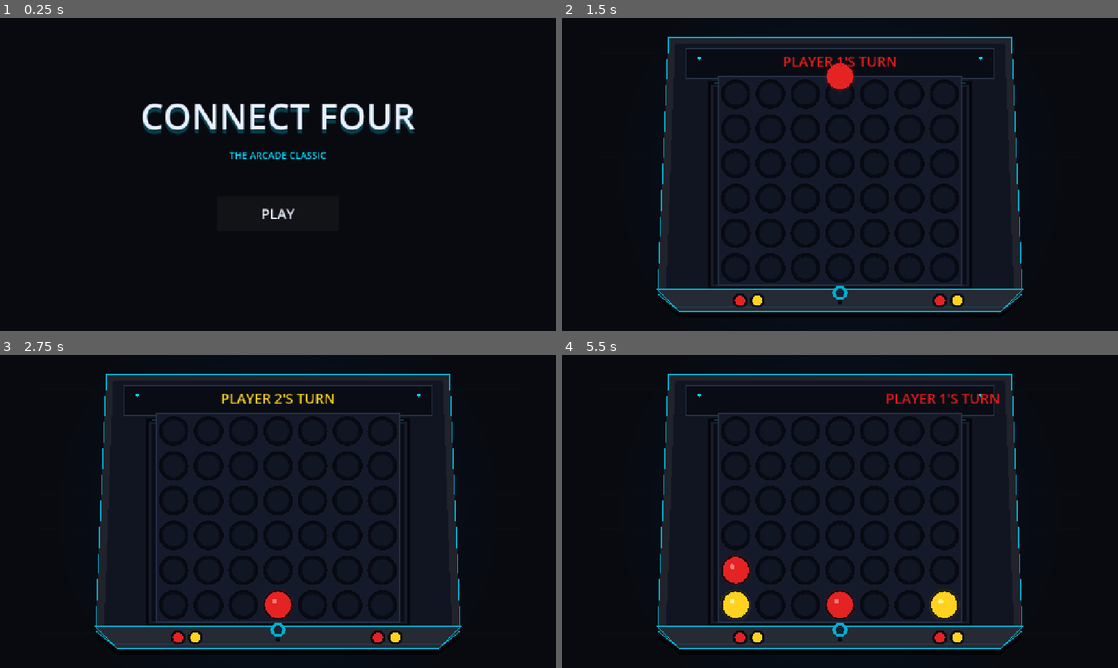
Above: before the commit, frames 1-4 (two rows, left to right).
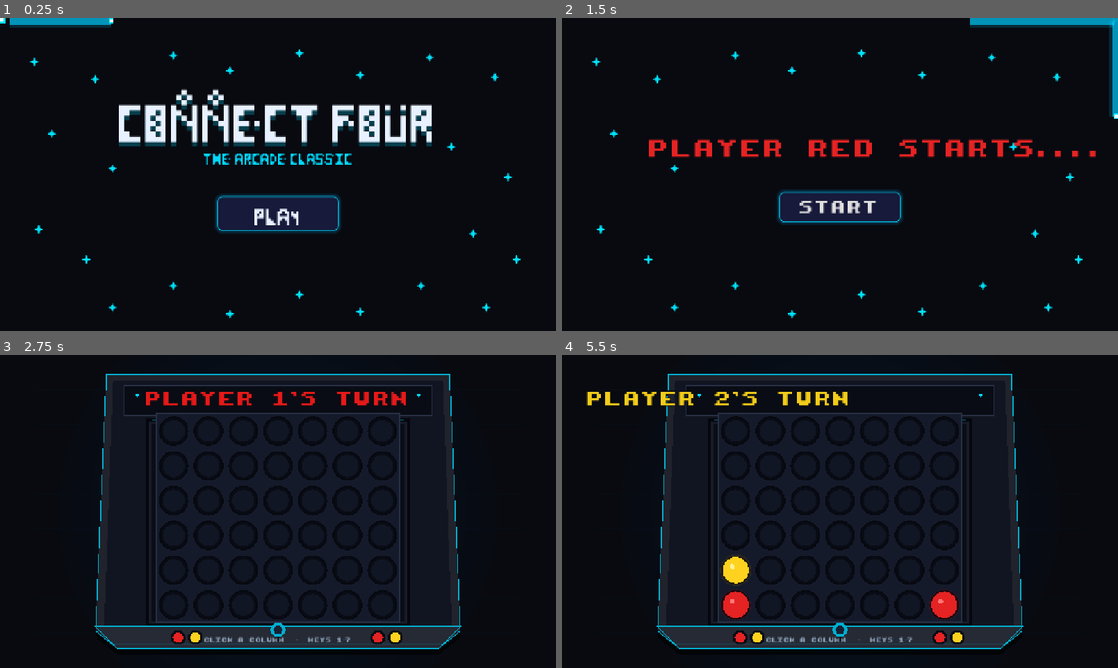
Above: after the commit, the same moments.

Repository: Nikitha-Naganathan/Captains-Mistress
Game: Godot game, scene res://Scenes/game.tscn
The game is run twice, just before and just after one commit, with the same random seed, the same clock (stepped at 60 frames per second) and the same inputs.
Inputs (mouse positions are in pixels of both pictures, inside the frame that each line leads up to):
- Up to frame 1 (0.25 s): no input
- Up to frame 2 (1.5 s): click "PLAY" at 0.5 s; click (840, 243) at 1.25 s, where only the run after the commit has a clickable "PLAY"
- Up to frame 3 (2.75 s): click (278, 542) at 2 s, where only the run after the commit has a clickable "START"
- Up to frame 4 (5.5 s): tap A every 0.75 s from 2.75 to 5 s; move the mouse to (962, 495) at 2.77 s; tap 1 at 2.85, 3.8, 4.35, 5.3 s; click (962, 495) at 2.92 s; tap 7 at 3.05, 3.6, 4.55, 5.1 s; move the mouse to (728, 527) at 3.52 s; click (728, 527) at 3.67 s; move the mouse to (895, 442) at 4.27 s; click (895, 442) at 4.42 s; move the mouse to (812, 574) at 5.02 s; click (812, 574) at 5.17 s

The runs differ from the first frame. In frame 1, 9.8% of the frame differs, in the area x 0-94%, y 0-96%; in frame 2, 26%, in the area x 5-100%, y 0-96%; in frame 3, 1.7%; in frame 4, 2.7%.

Commit message:
Made some changes
Added new fonts
Added shutter to the game
Added few more features and removed some

Diff:
--- a/new-game-project/Scripts/game.gd
+++ b/new-game-project/Scripts/game.gd
@@ -14,8 +14,14 @@
 
 var current_player = 1
 var game_over = false
+var hovered_column = -1
+var full_column = -1
+var full_column_time = 0.0
+var winning_discs = []
+var win_pulse = 0.0
 
 var turn_label: Label
+var controls_label: Label
 var turn_tween: Tween
 var win_label: Label
 var reset_button: Button
@@ -30,6 +36,21 @@
 var start_screen: Control
 var start_button: Button
 var game_started = false
+var rules_screen: Control
+var rules_button: Button
+var start_info_screen: Control
+var neon_orb: ColorRect
+var neon_orb_glow: ColorRect
+var neon_orb_core: ColorRect
+var neon_orb_position = 0.0
+var neon_trail: Array[Vector2] = []
+var neon_trail_line: Line2D
+var neon_trail_glow: Line2D
+var start_info_button: Button
+
+var shutter: Control
+var shutter_slats: Array[Panel] = []
+var shutter_tween: Tween
 
 var drop_sound: AudioStreamPlayer
 var win_sound: AudioStreamPlayer
@@ -40,9 +61,98 @@
 	initialize_board()
 	create_turn_label()
 	create_win_ui()
+	create_shutter()
 	create_sound_players()
 	create_start_screen()
+	create_rules_screen()
+	create_start_info_screen()
 	turn_label.visible = false
+
+func create_shutter():
+	shutter = Control.new()
+	shutter.name = "Shutter"
+	shutter.position = Vector2(360, -480)
+	shutter.size = Vector2(560, 480)
+	shutter.z_index = 15
+	shutter.mouse_filter = Control.MOUSE_FILTER_IGNORE
+	shutter.visible = false
+	add_child(shutter)
+
+	for i in range(8):
+		var slat = Panel.new()
+		slat.mouse_filter = Control.MOUSE_FILTER_IGNORE
+		slat.position = Vector2(0, i * 60)
+		slat.size = Vector2(560, 54)
+
+		var style = StyleBoxFlat.new()
+		style.bg_color = Color("#252833")
+		style.border_color = Color("#00AFCF")
+		style.set_border_width_all(2)
+		style.shadow_color = Color(0, 0, 0, 0.7)
+		style.shadow_size = 8
+		style.set_corner_radius_all(3)
+
+		slat.add_theme_stylebox_override("panel", style)
+		shutter.add_child(slat)
+		shutter_slats.append(slat)
+
+func close_shutter():
+	shutter.visible = true
+	shutter.position.y = -480
+
+	if shutter_tween:
+		shutter_tween.kill()
+
+	shutter_tween = create_tween()
+	shutter_tween.tween_property(
+		shutter,
+		"position:y",
+		135.0,
+		0.8
+	).set_trans(Tween.TRANS_QUAD).set_ease(Tween.EASE_IN)
+
+	shutter_tween.tween_callback(_reveal_end_screen)
+
+func _reveal_end_screen():
+	win_label.visible = true
+	reset_button.visible = true
+
+	win_label.scale = Vector2(0.2, 0.2)
+	win_label.modulate.a = 0.0
+
+	win_tween = create_tween()
+	win_tween.set_parallel(true)
+
+	win_tween.tween_property(
+		win_label,
+		"scale",
+		Vector2(1.0, 1.0),
+		0.5
+	).set_trans(Tween.TRANS_BACK).set_ease(Tween.EASE_OUT)
+
+	win_tween.tween_property(
+		win_label,
+		"modulate:a",
+		1.0,
+		0.25
+	)
+
+	win_tween.set_parallel(false)
+	win_tween.tween_interval(0.2)
+
+	win_tween.tween_property(
+		reset_button,
+		"scale",
+		Vector2(1.1, 1.1),
+		0.15
+	).set_trans(Tween.TRANS_BACK).set_ease(Tween.EASE_OUT)
+
+	win_tween.tween_property(
+		reset_button,
+		"scale",
+		Vector2(1.0, 1.0),
+		0.15
+	)
 
 func initialize_board():
 	board.clear()
@@ -73,6 +183,9 @@
 
 	if row == -1:
 		print("Column is full!")
+		click_sound.play()
+		full_column = column
+		full_column_time = 0.3
 		return
 
 	is_animating = true
@@ -127,18 +240,42 @@
 
 func check_win(row, col):
 	if count_direction(row, col, 0, 1) >= 4:
+		winning_discs = get_winning_discs(row, col, 0, 1)
 		return true
 
 	if count_direction(row, col, 1, 0) >= 4:
+		winning_discs = get_winning_discs(row, col, 1, 0)
 		return true
 
 	if count_direction(row, col, 1, 1) >= 4:
+		winning_discs = get_winning_discs(row, col, 1, 1)
 		return true
 
 	if count_direction(row, col, 1, -1) >= 4:
+		winning_discs = get_winning_discs(row, col, 1, -1)
 		return true
 
 	return false
+
+func get_winning_discs(row, col, dr, dc):
+	var discs = []
+
+	var start_row = row
+	var start_col = col
+
+	while is_valid_position(start_row - dr, start_col - dc) and board[start_row - dr][start_col - dc] == current_player:
+		start_row -= dr
+		start_col -= dc
+
+	var r = start_row
+	var c = start_col
+
+	while is_valid_position(r, c) and board[r][c] == current_player:
+		discs.append(Vector2i(r, c))
+		r += dr
+		c += dc
+
+	return discs
 
 func check_draw():
 	for row in range(ROWS):
@@ -194,6 +331,7 @@
 
 
 func create_turn_label():
+	var curvey_font = load("res://Assets/Fonts/Font3.ttf")
 	turn_label = Label.new()
 
 	turn_label.name = "TurnLabel"
@@ -204,11 +342,26 @@
 	turn_label.vertical_alignment = VERTICAL_ALIGNMENT_CENTER
 
 	turn_label.add_theme_font_size_override("font_size", 32)
+	turn_label.add_theme_font_override("font", curvey_font)
+	turn_label.add_theme_constant_override("outline_size", 8)
+	turn_label.add_theme_color_override("font_outline_color", Color("#080A10"))
 
 	turn_label.mouse_filter = Control.MOUSE_FILTER_IGNORE
 	turn_label.z_index = 10
 
 	add_child(turn_label)
+	controls_label = Label.new()
+	controls_label.name = "ControlsLabel"
+	controls_label.text = "CLICK A COLUMN  •  KEYS 1–7"
+	controls_label.size = Vector2(500, 40)
+	controls_label.position = Vector2(390, 650)
+	controls_label.horizontal_alignment = HORIZONTAL_ALIGNMENT_CENTER
+	controls_label.add_theme_font_size_override("font_size", 10)
+	controls_label.add_theme_font_override("font", curvey_font)
+	controls_label.add_theme_color_override("font_color", Color("#8FA3B8"))
+	controls_label.mouse_filter = Control.MOUSE_FILTER_IGNORE
+	controls_label.visible = false
+	add_child(controls_label)
 
 
 func create_win_ui():
@@ -216,12 +369,18 @@
 	win_label.name = "WinLabel"
 	win_label.text = ""
 	win_label.size = Vector2(500, 100)
-	win_label.position = Vector2(390, 250)
+	win_label.position = Vector2(390, 235)
 
 	win_label.horizontal_alignment = HORIZONTAL_ALIGNMENT_CENTER
 	win_label.vertical_alignment = VERTICAL_ALIGNMENT_CENTER
 
-	win_label.add_theme_font_size_override("font_size", 52)
+	win_label.add_theme_font_size_override("font_size", 58)
+	win_label.add_theme_constant_override("outline_size", 10)
+	win_label.add_theme_color_override("font_outline_color", Color("#080A10"))
+	win_label.add_theme_constant_override("shadow_offset_x", 0)
+	win_label.add_theme_constant_override("shadow_offset_y", 4)
+	win_label.add_theme_constant_override("shadow_outline_size", 8)
+	win_label.add_theme_color_override("font_shadow_color", Color(0, 0, 0, 0.7))
 
 	win_label.mouse_filter = Control.MOUSE_FILTER_IGNORE
 	win_label.z_index = 20
@@ -232,10 +391,40 @@
 	reset_button = Button.new()
 	reset_button.name = "ResetButton"
 	reset_button.text = "PLAY AGAIN"
-	reset_button.size = Vector2(220, 65)
-	reset_button.position = Vector2(520, 360)
+	reset_button.size = Vector2(240, 68)
+	var normal_style = StyleBoxFlat.new()
+	normal_style.bg_color = Color("#171A3A")
+	normal_style.border_color = Color("#00AFCF")
+	normal_style.set_border_width_all(2)
+	normal_style.set_corner_radius_all(12)
+
+	var hover_style = StyleBoxFlat.new()
+	hover_style.bg_color = Color("#202A4A")
+	hover_style.border_color = Color("#00D9FF")
+	hover_style.set_border_width_all(3)
+	hover_style.set_corner_radius_all(12)
+	hover_style.shadow_color = Color(0.0, 0.85, 1.0, 0.45)
+	hover_style.shadow_size = 12
+
+	var pressed_style = StyleBoxFlat.new()
+	pressed_style.bg_color = Color("#0D1025")
+	pressed_style.border_color = Color("#00D9FF")
+	pressed_style.set_border_width_all(2)
+	pressed_style.shadow_color = Color(0.0, 0.85, 1.0, 0.3)
+	pressed_style.shadow_size = 6
+	pressed_style.set_corner_radius_all(12)
+
+	reset_button.add_theme_stylebox_override("normal", normal_style)
+	reset_button.add_theme_stylebox_override("hover", hover_style)
+	reset_button.add_theme_stylebox_override("pressed", pressed_style)
+	normal_style.shadow_color = Color(0.0, 0.7, 1.0, 0.25)
+	normal_style.shadow_size = 8
+	reset_button.position = Vector2(530, 370)
 
 	reset_button.add_theme_font_size_override("font_size", 24)
+	reset_button.add_theme_color_override("font_color", Color("#E8F1FF"))
+	reset_button.add_theme_color_override("font_hover_color", Color("#00D9FF"))
+	reset_button.add_theme_color_override("font_pressed_color", Color("#FFFFFF"))
 
 	reset_button.z_index = 20
 	reset_button.visible = false
@@ -337,48 +526,9 @@
 			"font_color",
 			Color(0.95, 0.8, 0.1)
 		)
-
-	win_label.visible = true
-	reset_button.visible = true
-
-	win_label.scale = Vector2(0.2, 0.2)
-	win_label.modulate.a = 0.0
-
-	win_tween = create_tween()
-
-	win_tween.set_parallel(true)
-
-	win_tween.tween_property(
-		win_label,
-		"scale",
-		Vector2(1.0, 1.0),
-		0.5
-	).set_trans(Tween.TRANS_BACK).set_ease(Tween.EASE_OUT)
-
-	win_tween.tween_property(
-		win_label,
-		"modulate:a",
-		1.0,
-		0.25
-	)
-
-	win_tween.set_parallel(false)
-
-	win_tween.tween_interval(0.2)
-
-	win_tween.tween_property(
-		reset_button,
-		"scale",
-		Vector2(1.1, 1.1),
-		0.15
-	).set_trans(Tween.TRANS_BACK).set_ease(Tween.EASE_OUT)
-
-	win_tween.tween_property(
-		reset_button,
-		"scale",
-		Vector2(1.0, 1.0),
-		0.15
-	)
+	win_label.visible = false
+	reset_button.visible = false
+	get_tree().create_timer(1.2).timeout.connect(close_shutter)
 
 func show_draw_screen():
 	turn_label.visible = false
@@ -493,26 +643,30 @@
 
 	var glow = Label.new()
 	glow.text = "CONNECT FOUR"
+	var curvey_font = load("res://Assets/Fonts/Font2.ttf")
+	glow.add_theme_font_override("font", curvey_font)
 	glow.position = Vector2(240, 170)
 	glow.size = Vector2(800, 130)
 	glow.horizontal_alignment = HORIZONTAL_ALIGNMENT_CENTER
 	glow.vertical_alignment = VERTICAL_ALIGNMENT_CENTER
-	glow.add_theme_font_size_override("font_size", 82)
+	glow.add_theme_font_size_override("font_size", 72)
 	glow.add_theme_color_override("font_color", Color(0.0, 0.85, 1.0, 0.25))
 	start_screen.add_child(glow)
 
 	var title = Label.new()
 	title.text = "CONNECT FOUR"
+	title.add_theme_font_override("font", curvey_font)
 	title.position = Vector2(240, 160)
 	title.size = Vector2(800, 130)
 	title.horizontal_alignment = HORIZONTAL_ALIGNMENT_CENTER
 	title.vertical_alignment = VERTICAL_ALIGNMENT_CENTER
-	title.add_theme_font_size_override("font_size", 82)
+	title.add_theme_font_size_override("font_size", 72)
 	title.add_theme_color_override("font_color", Color("#E8F1FF"))
 	start_screen.add_child(title)
 
 	var subtitle = Label.new()
 	subtitle.text = "THE ARCADE CLASSIC"
+	subtitle.add_theme_font_override("font", curvey_font)
 	subtitle.position = Vector2(340, 300)
 	subtitle.size = Vector2(600, 45)
 	subtitle.horizontal_alignment = HORIZONTAL_ALIGNMENT_CENTER
@@ -522,21 +676,354 @@
 
 	start_button = Button.new()
 	start_button.text = "PLAY"
+	start_button.add_theme_font_override("font", curvey_font)
 	start_button.position = Vector2(500, 410)
 	start_button.size = Vector2(280, 80)
+	var normal_style = StyleBoxFlat.new()
+	normal_style.bg_color = Color("#171A3A")
+	normal_style.border_color = Color("#00AFCF")
+	normal_style.set_border_width_all(2)
+	normal_style.set_corner_radius_all(12)
+	normal_style.shadow_color = Color(0.0, 0.7, 1.0, 0.25)
+	normal_style.shadow_size = 8
+
+	var hover_style = StyleBoxFlat.new()
+	hover_style.bg_color = Color("#202A4A")
+	hover_style.border_color = Color("#00D9FF")
+	hover_style.set_border_width_all(3)
+	hover_style.set_corner_radius_all(12)
+	hover_style.shadow_color = Color(0.0, 0.85, 1.0, 0.45)
+	hover_style.shadow_size = 12
+
+	var pressed_style = StyleBoxFlat.new()
+	pressed_style.bg_color = Color("#0D1025")
+	pressed_style.border_color = Color("#00D9FF")
+	pressed_style.set_border_width_all(2)
+	pressed_style.set_corner_radius_all(12)
+
+	start_button.add_theme_stylebox_override("normal", normal_style)
+	start_button.add_theme_stylebox_override("hover", hover_style)
+	start_button.add_theme_stylebox_override("pressed", pressed_style)
 	start_button.add_theme_font_size_override("font_size", 32)
 	start_button.add_theme_color_override("font_color", Color("#E8F1FF"))
 	start_button.add_theme_color_override("font_hover_color", Color("#00D9FF"))
-	start_button.pressed.connect(_start_game)
+
+	start_button.add_theme_color_override("font_pressed_color", Color("#FFFFFF"))
+	start_button.add_theme_color_override("font_focus_color", Color("#E8F1FF"))
+
+	start_button.pressed.connect(_on_start_button_pressed)
 	start_screen.add_child(start_button)
 
+	neon_orb = ColorRect.new()
+	neon_orb.size = Vector2(12, 12)
+	neon_orb.color = Color("#00E5FF")
+	neon_orb_core = ColorRect.new()
+	neon_orb_core.size = Vector2(7, 7)
+	neon_orb_core.color = Color("#E6FCFF")
+	neon_orb_core.z_index = 106
+	start_screen.add_child(neon_orb_core)
+	neon_orb.z_index = 105
+	start_screen.add_child(neon_orb)
+	neon_trail_line = Line2D.new()
+	neon_trail_line.width = 18.0
+	neon_trail_line.default_color = Color(0.0, 0.8, 1.0, 0.65)
+	neon_trail_line.z_index = 104
+	start_screen.add_child(neon_trail_line)
+	neon_trail_glow = Line2D.new()
+	neon_trail_glow.width = 32.0
+	neon_trail_glow.default_color = Color(0.0, 0.8, 1.0, 0.16)
+	neon_trail_glow.z_index = 103
+	start_screen.add_child(neon_trail_glow)
+
+	var stars = [
+	Vector2(70, 85), Vector2(210, 125),
+	Vector2(390, 70), Vector2(520, 105), Vector2(680, 65),
+	Vector2(820, 115), Vector2(980, 75), Vector2(1130, 120),
+
+	Vector2(110, 250), Vector2(250, 330),
+	Vector2(1030, 280), Vector2(1160, 350),
+
+	Vector2(80, 470), Vector2(190, 540),
+	Vector2(1080, 480), Vector2(1180, 540),
+
+	Vector2(250, 650), Vector2(390, 600),
+	Vector2(520, 665), Vector2(680, 620),
+	Vector2(820, 660), Vector2(960, 600),
+	Vector2(1110, 650)
+]
+
+	for star_pos in stars:
+		var star = Label.new()
+		star.text = "✦"
+		star.position = star_pos
+		star.size = Vector2(30, 30)
+		star.add_theme_font_size_override("font_size", 22)
+		star.add_theme_color_override("font_color", Color("#00E5FF"))
+		star.add_theme_color_override("font_outline_color", Color("#00E5FF"))
+		star.add_theme_constant_override("outline_size", 6)
+		star.mouse_filter = Control.MOUSE_FILTER_IGNORE
+		start_screen.add_child(star)
+
+func _on_start_button_pressed():
+	click_sound.play()
+	_start_game()
+
 func _start_game():
+	start_screen.visible = false
+
+	if has_seen_rules():
+		start_actual_game()
+	else:
+		move_neon_snake_to(rules_screen)
+		rules_screen.visible = true
+
+func start_actual_game():
 	game_started = true
-	start_screen.visible = false
 	turn_label.visible = true
 	play_turn_animation()
+	controls_label.visible = true
+
+func _on_rules_continue():
+	mark_rules_seen()
+	move_neon_snake_to(start_info_screen)
+	rules_screen.visible = false
+	start_info_screen.visible = true
+	click_sound.play()
+
+func move_neon_snake_to(screen):
+	for node in [neon_trail_glow, neon_trail_line, neon_orb, neon_orb_core]:
+		node.reparent(screen, false)
+
+func create_rules_screen():
+	var curvey_font = load("res://Assets/Fonts/Font2.ttf")
+	var third_font = load("res://Assets/Fonts/Font3.ttf")
+	rules_screen = Control.new()
+	rules_screen.name = "RulesScreen"
+	rules_screen.set_anchors_and_offsets_preset(Control.PRESET_FULL_RECT)
+	rules_screen.z_index = 110
+	rules_screen.visible = false
+	add_child(rules_screen)
+
+	var background = ColorRect.new()
+	background.color = Color("#080A10")
+	background.set_anchors_and_offsets_preset(Control.PRESET_FULL_RECT)
+	rules_screen.add_child(background)
+
+	var title = Label.new()
+	title.text = "HOW TO PLAY"
+	title.position = Vector2(340, 80)
+	title.size = Vector2(600, 80)
+	title.horizontal_alignment = HORIZONTAL_ALIGNMENT_CENTER
+	title.vertical_alignment = VERTICAL_ALIGNMENT_CENTER
+	title.add_theme_font_size_override("font_size", 58)
+	title.add_theme_font_override("font", curvey_font)
+	title.add_theme_color_override("font_color", Color("#E8F1FF"))
+	rules_screen.add_child(title)
+
+	var rules = Label.new()
+	rules.text = "• PLAYERS TAKE TURNS DROPPING DISCS INTO THE COLUMNS.\n\n• Player 1 uses RED discs.\n\n• Player 2 uses YELLOW discs.\n\n• Connect four discs horizontally, vertically, or diagonally to win.\n\n• If the board fills before anyone connects four, the game is a draw."
+	rules.position = Vector2(90, 150)
+	rules.size = Vector2(680, 330)
+	rules.add_theme_font_size_override("font_size", 13)
+	rules.add_theme_font_override("font", third_font)
+	rules.add_theme_color_override("font_color", Color("#E8F1FF"))
+	rules.vertical_alignment = VERTICAL_ALIGNMENT_CENTER
+	rules_screen.add_child(rules)
+
+	rules_button = Button.new()
+	rules_button.text = "PLAY"
+	rules_button.position = Vector2(500, 480)
+	rules_button.size = Vector2(280, 70)
+	var normal_style = StyleBoxFlat.new()
+	normal_style.bg_color = Color("#171A3A")
+	normal_style.border_color = Color("#00AFCF")
+	normal_style.set_border_width_all(2)
+	normal_style.set_corner_radius_all(12)
+	normal_style.shadow_color = Color(0.0, 0.7, 1.0, 0.25)
+	normal_style.shadow_size = 8
+
+	var hover_style = StyleBoxFlat.new()
+	hover_style.bg_color = Color("#202A4A")
+	hover_style.border_color = Color("#00D9FF")
+	hover_style.set_border_width_all(3)
+	hover_style.set_corner_radius_all(12)
+	hover_style.shadow_color = Color(0.0, 0.85, 1.0, 0.45)
+	hover_style.shadow_size = 12
+
+	var pressed_style = StyleBoxFlat.new()
+	pressed_style.bg_color = Color("#0D1025")
+	pressed_style.border_color = Color("#00D9FF")
+	pressed_style.set_border_width_all(2)
+	pressed_style.set_corner_radius_all(12)
+
+	rules_button.add_theme_stylebox_override("normal", normal_style)
+	rules_button.add_theme_stylebox_override("hover", hover_style)
+	rules_button.add_theme_stylebox_override("pressed", pressed_style)
+	rules_button.add_theme_font_size_override("font_size", 28)
+	rules_button.add_theme_font_override("font", curvey_font)
+	rules_button.add_theme_color_override("font_color", Color("#E8F1FF"))
+	rules_button.add_theme_color_override("font_hover_color", Color("#00D9FF"))
+	rules_button.pressed.connect(_on_rules_continue)
+	rules_screen.add_child(rules_button)
+
+func create_start_info_screen():
+	var curvey_font = load("res://Assets/Fonts/Font3.ttf")
+	start_info_screen = Control.new()
+	start_info_screen.set_anchors_and_offsets_preset(Control.PRESET_FULL_RECT)
+	start_info_screen.z_index = 110
+	start_info_screen.visible = false
+	add_child(start_info_screen)
+
+	var background = ColorRect.new()
+	background.set_anchors_and_offsets_preset(Control.PRESET_FULL_RECT)
+	background.color = Color("#080A10")
+	start_info_screen.add_child(background)
+
+	var start_label = Label.new()
+	start_label.text = "PLAYER RED STARTS...."
+	start_label.position = Vector2(200, 250)
+	start_label.size = Vector2(500, 100)
+	start_label.horizontal_alignment = HORIZONTAL_ALIGNMENT_CENTER
+	start_label.vertical_alignment = VERTICAL_ALIGNMENT_CENTER
+	start_label.add_theme_font_size_override("font_size", 40)
+	start_label.add_theme_font_override("font", curvey_font)
+	start_label.add_theme_color_override("font_color", Color("#E52323"))
+	start_label.add_theme_color_override("font_outline_color", Color("#080A10"))
+	start_label.add_theme_constant_override("outline_size", 10)
+	start_info_screen.add_child(start_label)
+
+	start_info_button = Button.new()
+	start_info_button.text = "START"
+	start_info_button.position = Vector2(500, 400)
+	start_info_button.size = Vector2(280, 70)
+	start_info_button.add_theme_font_size_override("font_size", 28)
+	start_info_button.add_theme_font_override("font", curvey_font)
+	var info_normal = StyleBoxFlat.new()
+	info_normal.bg_color = Color("#171A3A")
+	info_normal.border_color = Color("#00AFCF")
+	info_normal.set_border_width_all(2)
+	info_normal.set_corner_radius_all(12)
+	info_normal.shadow_color = Color(0.0, 0.7, 1.0, 0.25)
+	info_normal.shadow_size = 8
+
+	var info_hover = StyleBoxFlat.new()
+	info_hover.bg_color = Color("#202A4A")
+	info_hover.border_color = Color("#00D9FF")
+	info_hover.set_border_width_all(3)
+	info_hover.set_corner_radius_all(12)
+	info_hover.shadow_color = Color(0.0, 0.85, 1.0, 0.45)
+	info_hover.shadow_size = 12
+
+	start_info_button.add_theme_stylebox_override("normal", info_normal)
+	start_info_button.add_theme_stylebox_override("hover", info_hover)
+	start_info_button.add_theme_font_size_override("font_size", 28)
+
+	start_info_screen.add_child(start_info_button)
+	start_info_button.pressed.connect(_on_start_info_button_pressed)
+
+	neon_orb = ColorRect.new()
+	neon_orb.size = Vector2(12, 12)
+	neon_orb.color = Color("#00E5FF")
+	neon_orb.mouse_filter = Control.MOUSE_FILTER_IGNORE
+	neon_orb_core = ColorRect.new()
+	neon_orb_core.size = Vector2(7, 7)
+	neon_orb_core.color = Color("#E6FCFF")
+	neon_orb_core.mouse_filter = Control.MOUSE_FILTER_IGNORE
+	neon_orb_core.z_index = 106
+	start_screen.add_child(neon_orb_core)
+	neon_orb.z_index = 105
+	start_screen.add_child(neon_orb)
+	neon_trail_line = Line2D.new()
+	neon_trail_line.width = 18.0
+	neon_trail_line.default_color = Color(0.0, 0.8, 1.0, 0.65)
+	neon_trail_line.z_index = 104
+	start_screen.add_child(neon_trail_line)
+	neon_trail_glow = Line2D.new()
+	neon_trail_glow.width = 32.0
+	neon_trail_glow.default_color = Color(0.0, 0.8, 1.0, 0.16)
+	neon_trail_glow.z_index = 103
+	start_screen.add_child(neon_trail_glow)
+
+	var stars = [
+	Vector2(70, 85), Vector2(210, 125),
+	Vector2(390, 70), Vector2(520, 105), Vector2(680, 65),
+	Vector2(820, 115), Vector2(980, 75), Vector2(1130, 120),
+
+	Vector2(110, 250), Vector2(250, 330),
+	Vector2(1030, 280), Vector2(1160, 350),
+
+	Vector2(80, 470), Vector2(190, 540),
+	Vector2(1080, 480), Vector2(1180, 540),
+
+	Vector2(250, 650), Vector2(390, 600),
+	Vector2(520, 665), Vector2(680, 620),
+	Vector2(820, 660), Vector2(960, 600),
+	Vector2(1110, 650)
+]
+
+	for star_pos in stars:
+		var star = Label.new()
+		star.text = "✦"
+		star.position = star_pos
+		star.size = Vector2(30, 30)
+		star.add_theme_font_size_override("font_size", 22)
+		star.add_theme_color_override("font_color", Color("#00E5FF"))
+		star.add_theme_color_override("font_outline_color", Color("#00E5FF"))
+		star.add_theme_constant_override("outline_size", 6)
+		star.mouse_filter = Control.MOUSE_FILTER_IGNORE
+		start_info_screen.add_child(star)
+
+func _on_start_info_button_pressed():
+	click_sound.play()
+	_on_start_info_continue()
+
+func _on_start_info_continue():
+	start_info_screen.visible = false
+	start_actual_game()
+
+func has_seen_rules():
+	return false
+
+func mark_rules_seen():
+	var file = FileAccess.open("user://connect_four_rules_seen.save", FileAccess.WRITE)
+	file.store_string("seen")
 
 func _process(delta):
+	if (start_screen and start_screen.visible) or (rules_screen and rules_screen.visible) or (start_info_screen and start_info_screen.visible):
+		neon_orb_position += delta * 1000.0
+	if neon_orb_position >= 4000.0:
+		neon_orb_position = 0.0
+
+	var p = neon_orb_position
+	if p < 1280.0:
+		neon_orb.position = Vector2(p, 0)
+	elif p < 2000.0:
+		neon_orb.position = Vector2(1270, p - 1280.0)
+	elif p < 3280.0:
+		neon_orb.position = Vector2(1270 - (p - 2000.0), 690)
+	else:
+		neon_orb.position = Vector2(0, 690 - (p - 3280.0))
+
+	neon_trail.push_front(neon_orb.position + Vector2(6, 6))
+	if neon_trail.size() > 35:
+		neon_trail.pop_back()
+	neon_trail_line.points = PackedVector2Array(neon_trail)
+	neon_trail_glow.points = PackedVector2Array(neon_trail)
+	neon_orb_core.position = neon_orb.position + Vector2(3, 3)
+	queue_redraw()
+
+	var mouse_x = get_local_mouse_position().x
+	win_pulse += delta * 4.0
+
+	if full_column != -1:
+		full_column_time -= delta
+	if full_column_time <= 0.0:
+		full_column = -1
+	if mouse_x >= BOARD_OFFSET.x and mouse_x < BOARD_OFFSET.x + COLS * CELL_SIZE:
+		hovered_column = int((mouse_x - BOARD_OFFSET.x) / CELL_SIZE)
+	else:
+		hovered_column = -1
+
 	if not confetti.is_empty():
 		confetti_time += delta
 
@@ -547,24 +1034,30 @@
 
 		if confetti_time >= CONFETTI_DURATION:
 			confetti.clear()
-
-	if is_animating or not confetti.is_empty():
-		queue_redraw()
+	queue_redraw()
 
 func reset_game():
 	game_over = false
 	current_player = 1
+	winning_discs = []
+	confetti.clear()
+	confetti_time = 0.0
 
 	if turn_tween:
 		turn_tween.kill()
 
 	if win_tween:
 		win_tween.kill()
+	if shutter_tween:
+		shutter_tween.kill()
 
 	initialize_board()
 
 	win_label.visible = false
 	reset_button.visible = false
+
+	shutter.visible = false
+	shutter.position.y = -480
 
 	reset_button.scale = Vector2(1.0, 1.0)
 	win_label.scale = Vector2(1.0, 1.0)
@@ -599,7 +1092,6 @@
 		Color("#080A10"),
 		true
 	)
-
 	var glow_center = Vector2(640, 360)
 
 	for i in range(7, 0, -1):
@@ -748,7 +1240,18 @@
 		Color(0.0, 0.85, 1.0, 0.55),
 		2.0
 	)
-
+	if hovered_column != -1 and game_started and not game_over and find_empty_row(hovered_column) != -1:
+		var highlight_x = BOARD_OFFSET.x + hovered_column * CELL_SIZE
+		draw_rect(
+			Rect2(highlight_x, BOARD_OFFSET.y, CELL_SIZE, ROWS * CELL_SIZE),
+			Color(0.0, 0.85, 1.0, 0.07)
+		)
+	if full_column != -1:
+		var flash_x = BOARD_OFFSET.x + full_column * CELL_SIZE
+		draw_rect(
+			Rect2(flash_x, BOARD_OFFSET.y, CELL_SIZE, ROWS * CELL_SIZE),
+			Color(1.0, 0.1, 0.1, 0.18)
+		)
 	for row in range(ROWS):
 		for col in range(COLS):
 			var cell_position = BOARD_OFFSET + Vector2(
@@ -825,6 +1328,16 @@
 					center - Vector2(8, 8),
 					6,
 					Color("#FFF29A")
+				)
+			if Vector2i(row, col) in winning_discs:
+				draw_arc(
+					center,
+					DISC_RADIUS + 8 + sin(win_pulse) * 3.0,
+					0,
+					TAU,
+					32,
+					Color(1, 1, 1, 0.75 + sin(win_pulse) * 0.25),
+					4.0
 				)
 
 	draw_rect(
Binary file added: new-game-project/Assets/Fonts/Font2.ttf
Not shown, added: new-game-project/Assets/Fonts/Font2.ttf.import
Binary file added: new-game-project/Assets/Fonts/Font3.ttf
Not shown, added: new-game-project/Assets/Fonts/Font3.ttf.import
